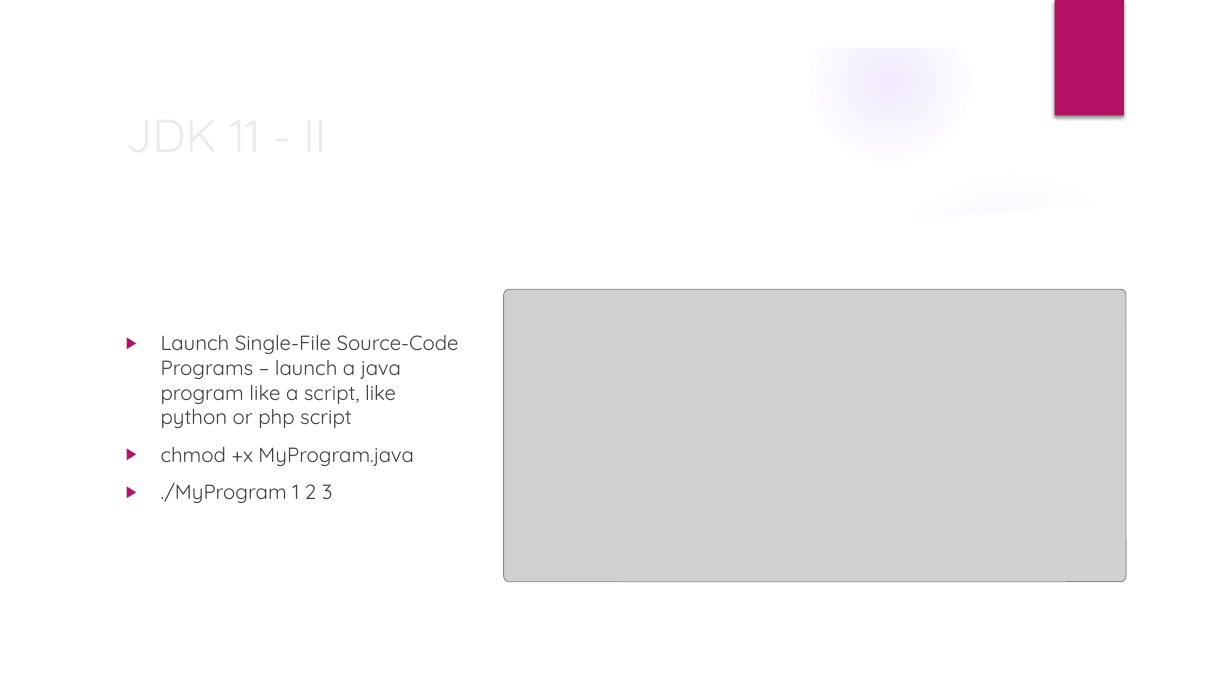
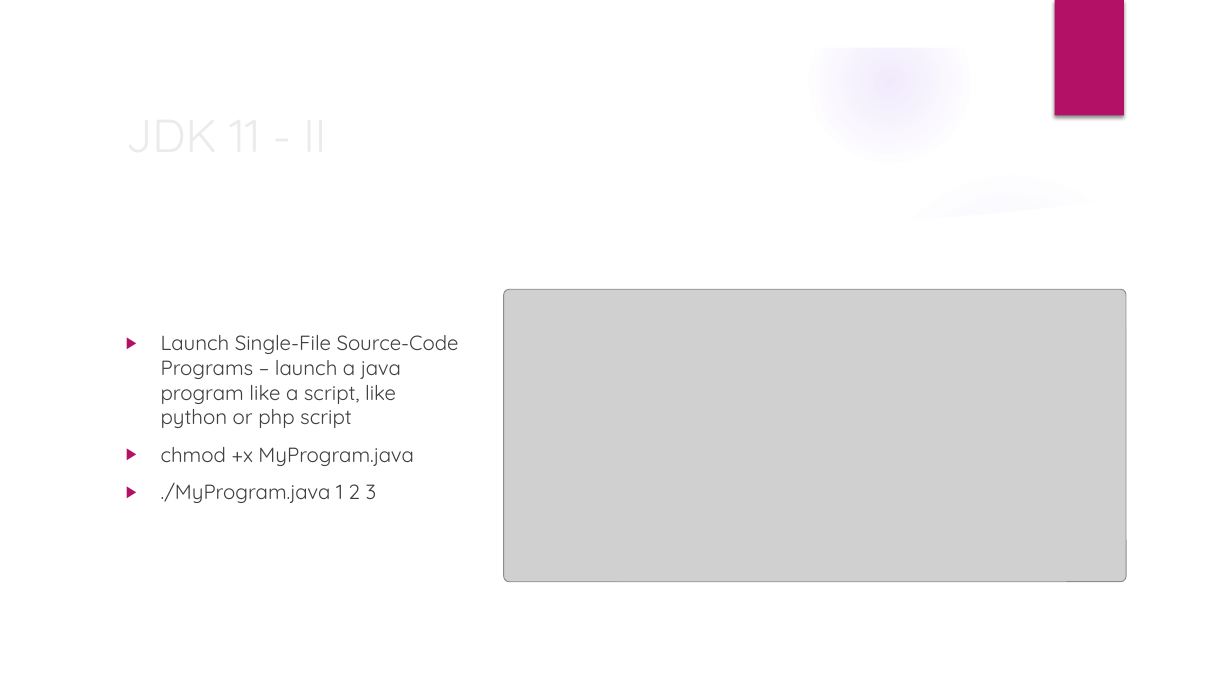
Before and after one commit to cosminpopescu14/Life_After_Java8, a slide deck: slide 11 of LIFE AFTER JAVA 8.pptx. Drawn at 1232x693 pixels with LibreOffice and Linux fonts; fonts in the diff are those of the drawing; grey boxes stand for pictures; background and template pictures are left out. Boxes give left, top, right and bottom in pixels: in the first picture for what was removed or moved away, otherwise in the second. Text is boxed around its words. In the diff, an @@ line names an element or a change of style, - is before the commit and + after.

```diff
--- a/LIFE AFTER JAVA 8.pptx
+++ b/LIFE AFTER JAVA 8.pptx
@@ text at (161, 483, 377, 503): text changed @@
-▶ ./MyProgram 1 2 3
+▶ ./MyProgram.java 1 2 3
```
Also in this commit, not shown: 2 other slides changed, 1 other file.
